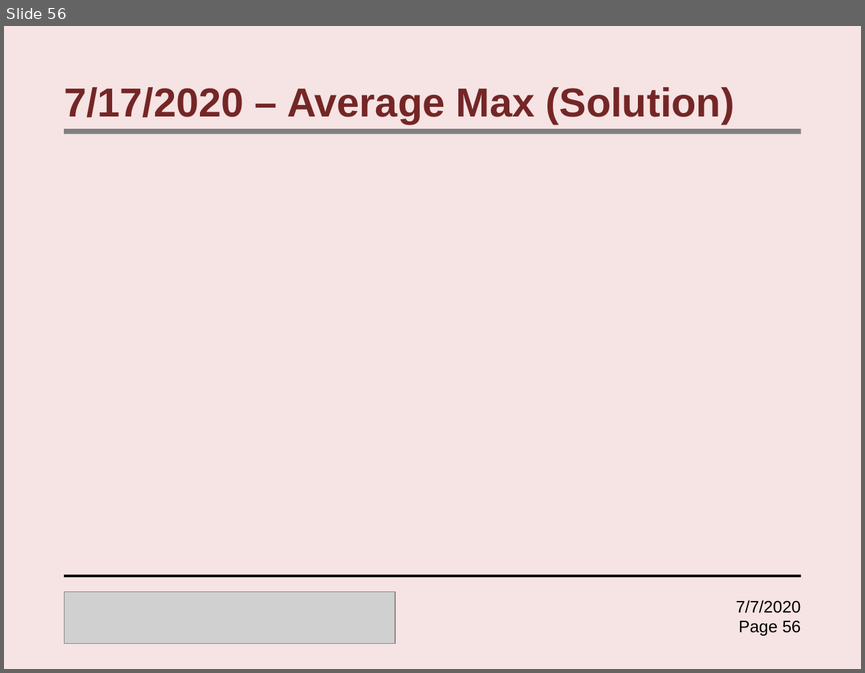
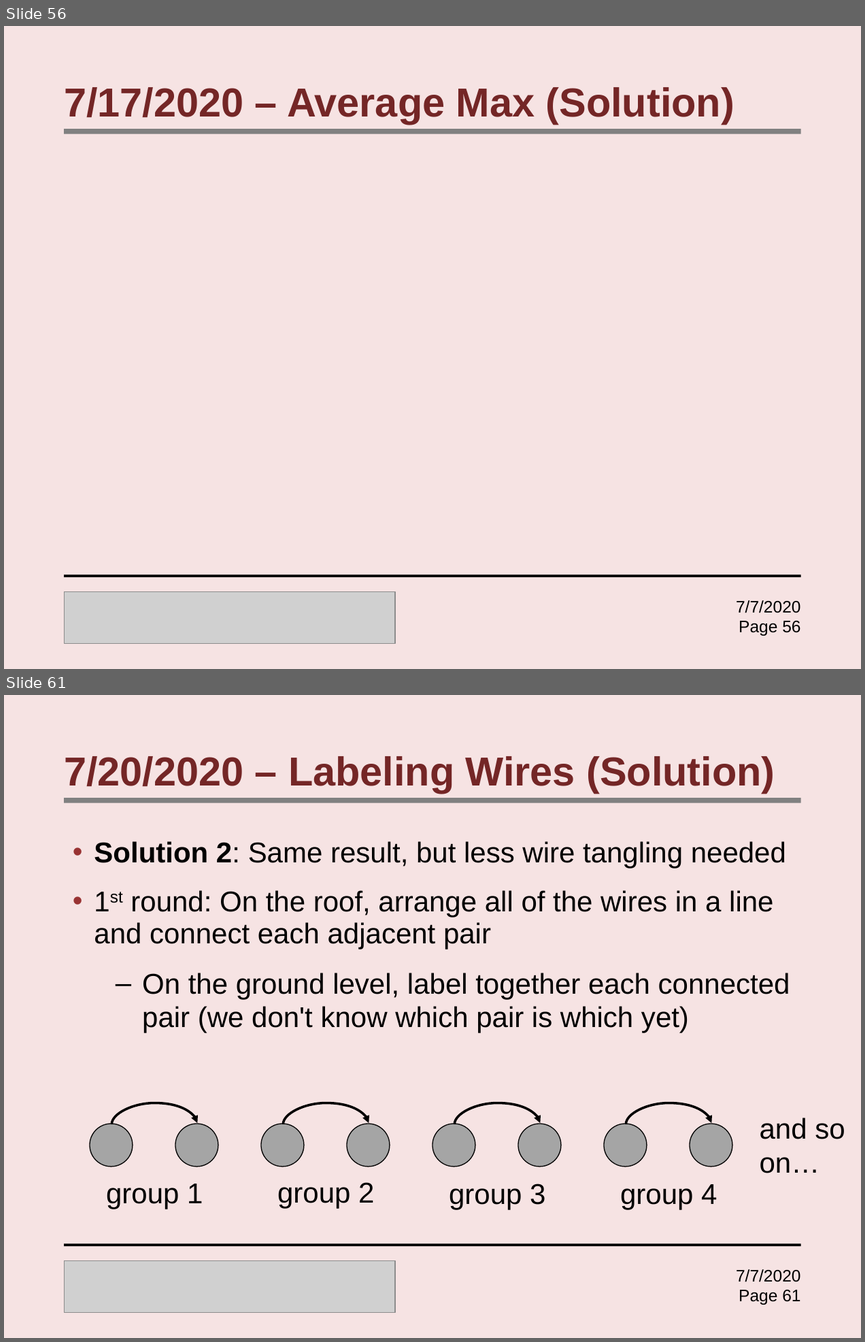
Before and after one commit to Samyak-code/Instructorfiles, a slide deck: lectures/extra/RacecarRiddles.pptx. Shown one above the other, each under a label of ours: slide 56 before the commit, slides 56 and 61 after it; the slides between them are not shown. The pictures are 865x673 and 865x1342 pixels, drawn with LibreOffice and Linux fonts; fonts in the diff are those of the drawing; grey boxes stand for pictures. Boxes give left, top, right and bottom in pixels: in the first picture for what was removed or moved away, otherwise in the second. Text is boxed around its words. In the diff, an @@ line names an element or a change of style, - is before the commit and + after.

```diff
--- a/lectures/extra/RacecarRiddles.pptx
+++ b/lectures/extra/RacecarRiddles.pptx
@@ slide 61 added at bbox=[4, 695, 861, 1338], background #F6E3E3 @@
@@ title added at bbox=[64, 756, 774, 793], 34 pt, text #742626, bold @@
+7/20/2020 – Labeling Wires (Solution)
@@ rectangle added at bbox=[64, 798, 801, 803], fill #808080 @@
@@ text added at bbox=[94, 841, 790, 1032], 24 pt, text #000000 @@
+• Solution 2: Same result, but less wire tangling needed
+• 1st round: On the roof, arrange all of the wires in a line and connect each adjacent pair
+  – On the ground level, label together each connected pair (we don't know which pair is which yet)
@@ curved arrow added from (112, 1124) to (198, 1123), #000000 2 pt @@
@@ curved arrow added from (283, 1124) to (369, 1123), #000000 2 pt @@
@@ curved arrow added from (455, 1124) to (541, 1123), #000000 2 pt @@
@@ curved arrow added from (626, 1124) to (712, 1123), #000000 2 pt @@
@@ text added at bbox=[759, 1117, 844, 1173], 24 pt, text #000000 @@
+and so on…
@@ ellipse added at bbox=[90, 1123, 133, 1166], fill #A5A5A5, outline #000000 0.75 pt @@
@@ ellipse added at bbox=[175, 1123, 218, 1166], fill #A5A5A5, outline #000000 0.75 pt @@
@@ ellipse added at bbox=[261, 1123, 304, 1166], fill #A5A5A5, outline #000000 0.75 pt @@
@@ ellipse added at bbox=[347, 1123, 390, 1166], fill #A5A5A5, outline #000000 0.75 pt @@
@@ ellipse added at bbox=[432, 1123, 475, 1166], fill #A5A5A5, outline #000000 0.75 pt @@
@@ ellipse added at bbox=[518, 1123, 561, 1166], fill #A5A5A5, outline #000000 0.75 pt @@
@@ ellipse added at bbox=[604, 1123, 647, 1166], fill #A5A5A5, outline #000000 0.75 pt @@
@@ ellipse added at bbox=[689, 1123, 732, 1166], fill #A5A5A5, outline #000000 0.75 pt @@
@@ text added at bbox=[106, 1183, 203, 1208], 24 pt, text #000000 @@
+group 1
@@ text added at bbox=[277, 1182, 374, 1208], 24 pt, text #000000 @@
+group 2
@@ text added at bbox=[449, 1183, 545, 1209], 24 pt, text #000000 @@
+group 3
@@ text added at bbox=[620, 1184, 717, 1209], 24 pt, text #000000 @@
+group 4
@@ rectangle added at bbox=[64, 1243, 801, 1246], fill #000000 @@
@@ picture added at bbox=[64, 1261, 395, 1312] @@
@@ text added at bbox=[736, 1269, 800, 1304], 14 pt, text #000000 @@
+7/7/2020
+Page 61
```
Also in this commit, not shown: 51 other slides added.
